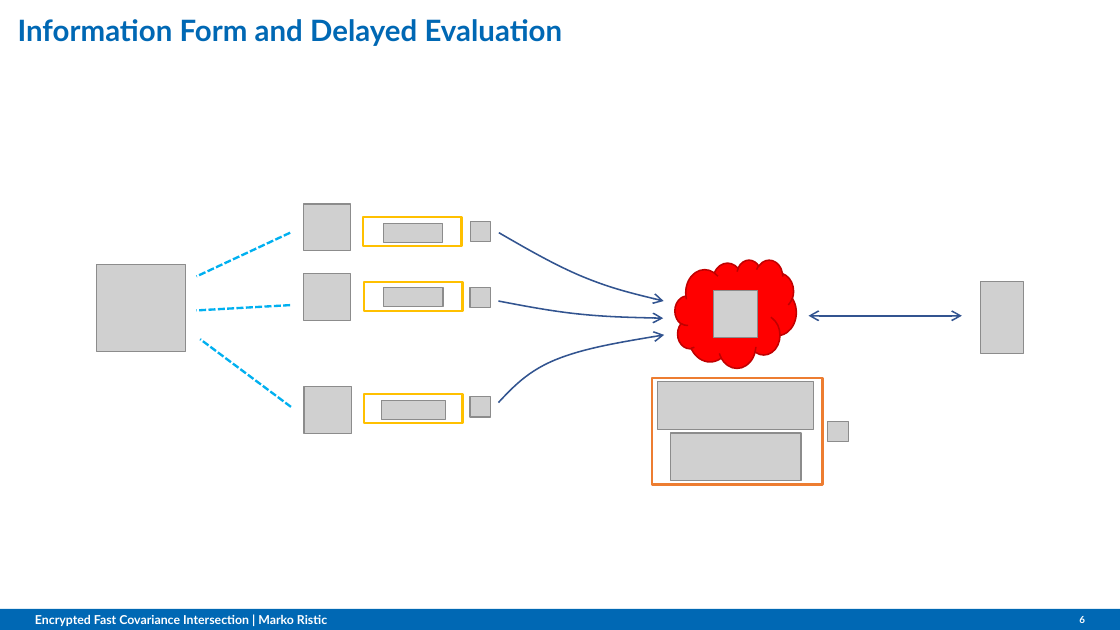
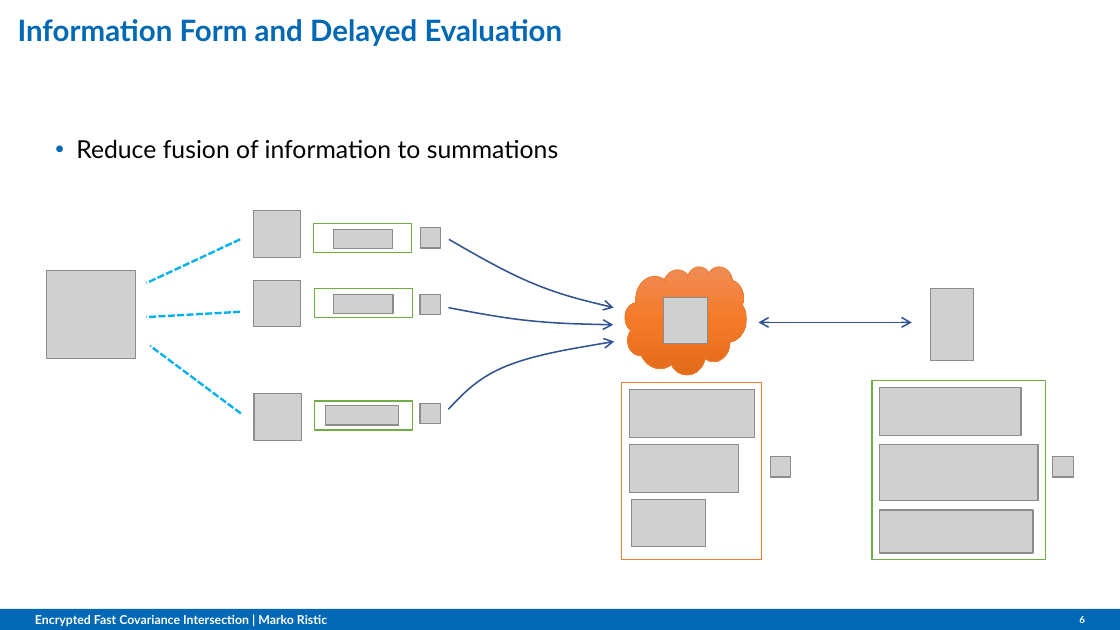
Before and after one commit to omubtcezq/PaillierFCI, a slide deck: slide 6 of presentation/MFI2022_marko_ristic.pptx. Drawn at 1120x630 pixels with LibreOffice and Linux fonts; fonts in the diff are those of the drawing; grey boxes stand for pictures; background and template pictures are left out. Boxes give left, top, right and bottom in pixels: in the first picture for what was removed or moved away, otherwise in the second. Text is boxed around its words. In the diff, an @@ line names an element or a change of style, - is before the commit and + after.

Commit message:
Completed slides draft

```diff
--- a/presentation/MFI2022_marko_ristic.pptx
+++ b/presentation/MFI2022_marko_ristic.pptx
@@ text added at [76,139,558,159], 15.9 pt, text #000000 @@
+• Reduce fusion of information to summations
@@ cloud at [625,267,746,375]: fill #FF0000 to gradient #F18C57 to #F67B28 to #E56C19; outline #C00000 1 pt to #ED7D31 0.5 pt @@
@@ rectangle: place and size @@
-rectangle at [652,379,822,485]
+rectangle at [622,383,762,560]
@@ rectangle at [622,383,762,560]: outline #ED7D31 1.5 pt to #ED7D31 0.75 pt @@
@@ picture removed at [657,382,814,430] @@
@@ rectangle added at [872,381,1046,560], outline #70AD47 0.75 pt @@
@@ picture added at [880,388,1021,436] @@
@@ 11 pictures, 4 freeform shapes, 3 lines, 3 rectangles, 1 cloud: place and size @@
-11 pictures, 4 freeform shapes, 3 lines, 3 rectangles, 1 cloud at [96,204,1024,433]
+11 pictures, 4 freeform shapes, 3 lines, 3 rectangles, 1 cloud at [47,211,973,440]
@@ outline #FFC000 1.5 pt to #70AD47 0.75 pt in 3 elements at [314,224,412,253], [314,289,412,318], [314,401,412,430] @@
@@ picture added at [326,405,399,424] @@
@@ picture removed at [381,401,445,420] @@
@@ picture added at [629,390,754,438] @@
@@ picture added at [629,445,738,493] @@
@@ picture removed at [671,433,802,482] @@
@@ picture added at [880,445,1038,501] @@
@@ picture: place and size @@
-picture at [828,421,848,441]
+picture at [771,457,791,477]
@@ picture added at [1053,457,1073,477] @@
@@ picture added at [632,500,706,547] @@
@@ picture added at [880,510,1034,552] @@
```
Also in this commit, not shown: 11 other slides changed.
